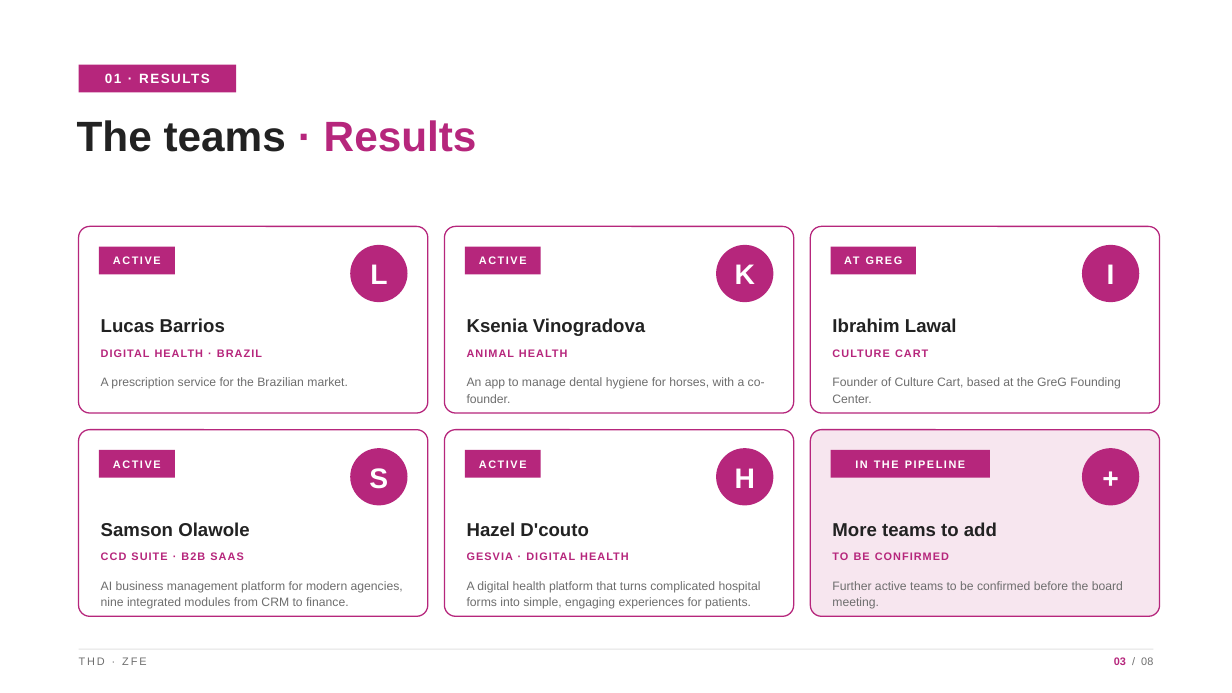
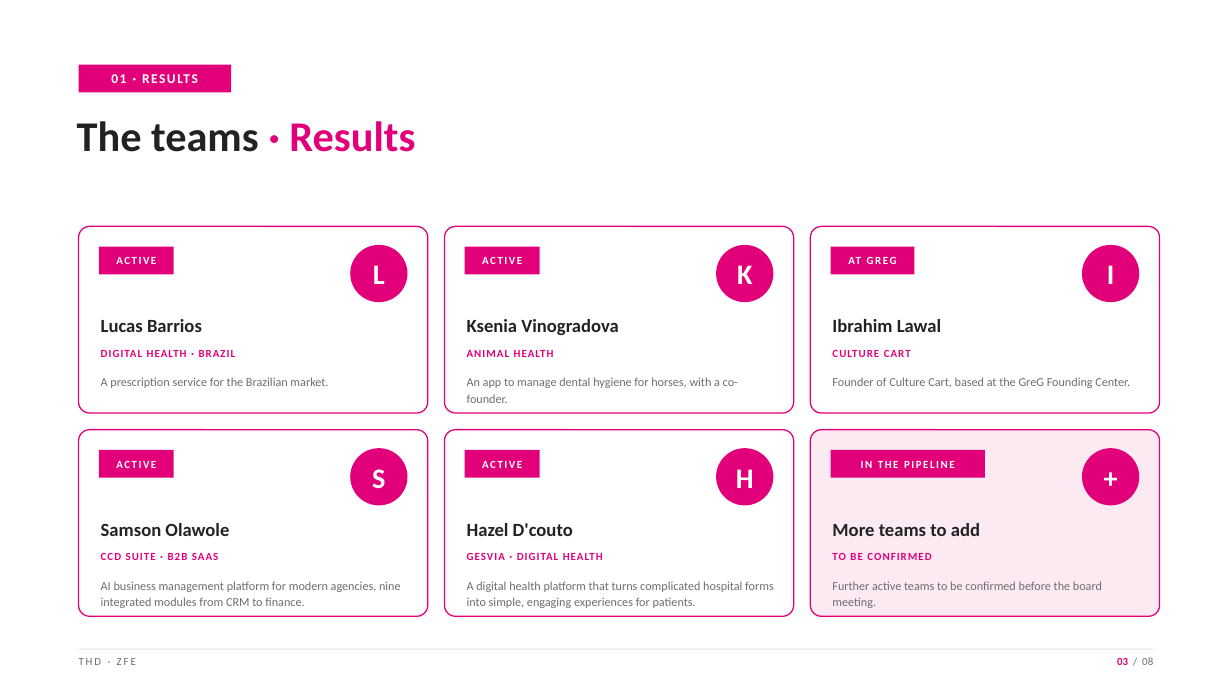
Before and after one commit to MohdAbuRezeq/angrybirds, a slide deck: slide 3 of presentation/ECRI_Faculty_Board_Briefing_ZfE.pptx. Drawn at 1232x693 pixels with LibreOffice and Linux fonts; fonts in the diff are those of the drawing. Boxes give left, top, right and bottom in pixels: in the first picture for what was removed or moved away, otherwise in the second. Text is boxed around its words. In the diff, an @@ line names an element or a change of style, - is before the commit and + after.

```diff
--- a/presentation/ECRI_Faculty_Board_Briefing_ZfE.pptx
+++ b/presentation/ECRI_Faculty_Board_Briefing_ZfE.pptx
@@ fill #B6267C to #E2007A in 13 elements at (350,245,408,302), (716,245,774,302), (1082,245,1140,302), (350,448,408,506), (716,448,774,506), (1082,448,1140,506), (831,247,915,274), (99,247,174,274), (465,247,540,274), (99,450,174,478), (465,450,540,478), (831,450,985,478), (79,65,231,92) @@
@@ rectangle: place and size @@
-rectangle at (79,65,237,92)
+rectangle at (79,65,231,92)
@@ text "The teams · Results" at (77,121,415,152): font Arial to Calibri; text colour #B6267C to #E2007A in "· Results" @@
@@ outline #B6267C 1 pt to #E2007A 1 pt in 5 elements at (79,226,428,413), (445,226,794,413), (811,226,1160,413), (79,430,428,616), (445,430,794,616) @@
@@ rounded rectangle at (811,430,1160,616): fill #F7E6EF to #FBEAF2; outline #B6267C 1 pt to #E2007A 1 pt @@
@@ font Arial to Calibri in 26 elements at (373,265,385,284), (101,319,202,332), (101,377,328,388), (737,265,752,284), (467,319,619,335), (467,377,738,403), (1107,265,1115,284), (832,319,941,332), (832,377,1130,388), (372,469,385,489), (101,523,229,536), (101,581,401,608), (736,469,754,488), (467,523,573,536), (467,581,774,608), (832,523,980,536), (832,581,1102,608), (79,658,136,665), (848,257,861,264), (116,257,156,264), (116,461,156,468), (482,257,522,264), (482,461,522,468), (861,461,955,468), (79,65,231,92), (1082,448,1140,506) @@
@@ rectangle: place and size @@
-rectangle at (831,450,990,478)
+rectangle at (831,450,985,478)
@@ font Arial to Calibri, text colour #B6267C to #E2007A in 6 elements at (101,350,236,357), (467,350,554,357), (832,350,911,357), (101,553,218,560), (467,553,603,560), (832,553,931,560) @@
@@ text "03 / 08" at (1117,657,1153,665): font Arial to Calibri; text colour #B6267C to #E2007A in "03" @@
```
Also in this commit, not shown: 7 other slides changed, 1 other file.
